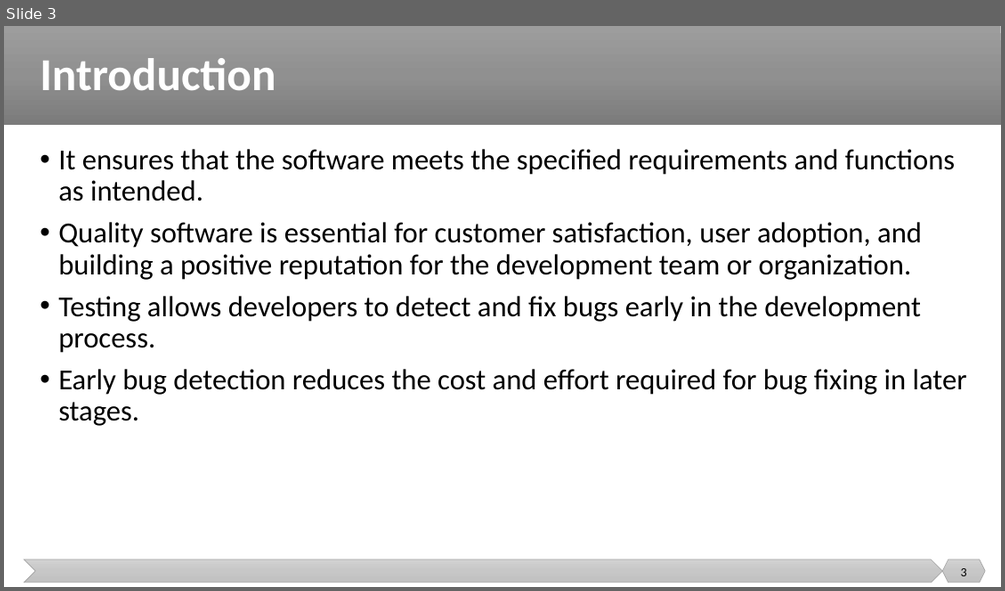
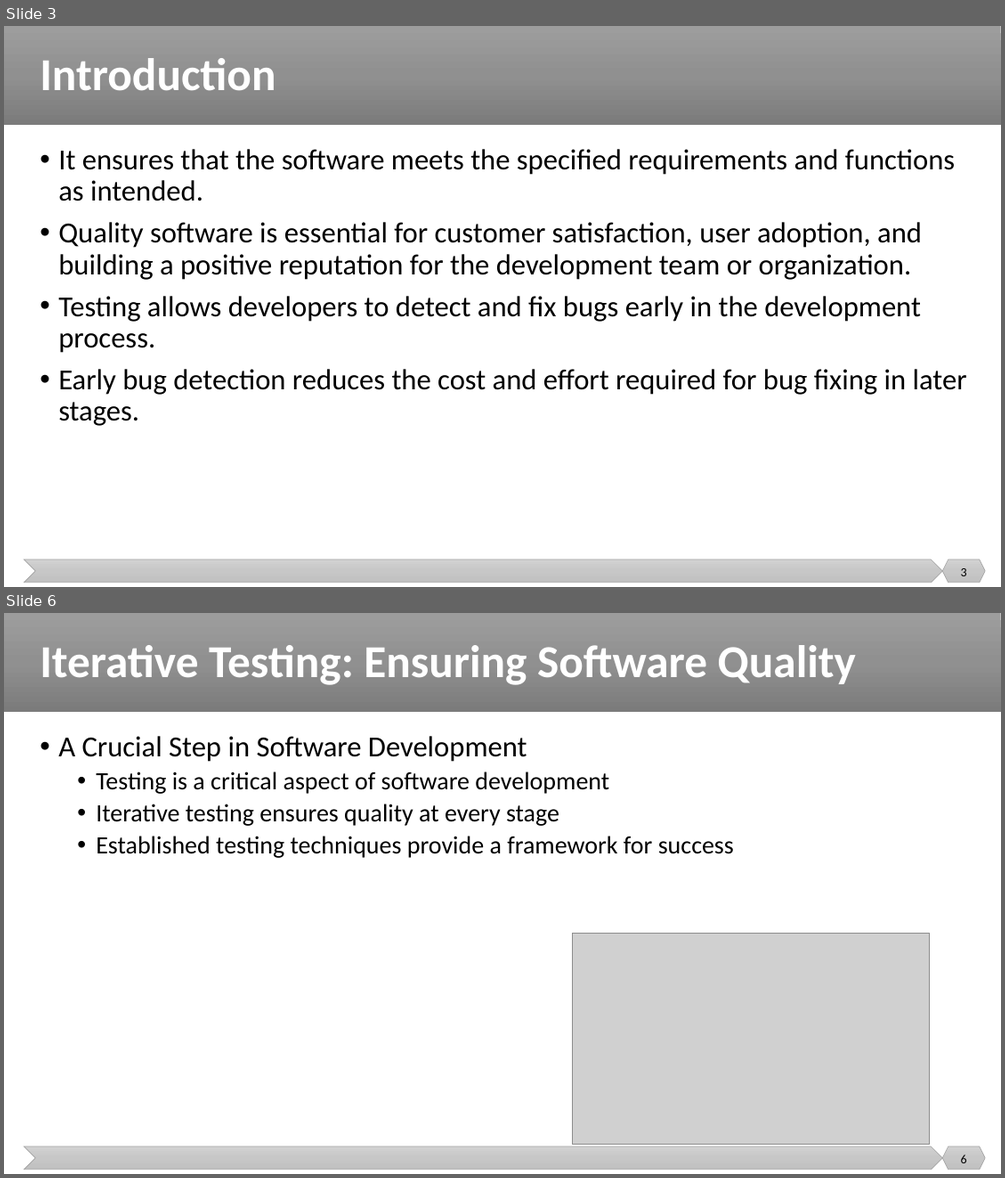
Before and after one commit to malenezi/malenezi, a slide deck: SE499/Lectures/6/Testing.pptx. Shown one above the other, each under a label of ours: slide 3 before the commit, slides 3 and 6 after it; the slides between them are not shown. The pictures are 1005x591 and 1005x1178 pixels, drawn with LibreOffice and Linux fonts; fonts in the diff are those of the drawing; grey boxes stand for pictures. Boxes give left, top, right and bottom in pixels: in the first picture for what was removed or moved away, otherwise in the second. Text is boxed around its words. In the diff, an @@ line names an element or a change of style, - is before the commit and + after.

```diff
--- a/SE499/Lectures/6/Testing.pptx
+++ b/SE499/Lectures/6/Testing.pptx
@@ slide 6 added at box(4, 613, 1001, 1174), background #FFFFFF; not listed: 3 template elements that a slide beside it also shows @@
@@ title added at box(40, 645, 856, 685), 44 pt, text #FFFFFF, bold @@
+Iterative Testing: Ensuring Software Quality
@@ text added at box(58, 736, 734, 858), 24 pt, text #000000 @@
+• A Crucial Step in Software Development
+  • Testing is a critical aspect of software development
+  • Iterative testing ensures quality at every stage
+  • Established testing techniques provide a framework for success
@@ picture added at box(573, 933, 930, 1144) @@
@@ page number added at box(961, 1154, 967, 1163), 12 pt, text #000000 @@
+6
```
Also in this commit, not shown: 6 other slides added, 2 other files.
